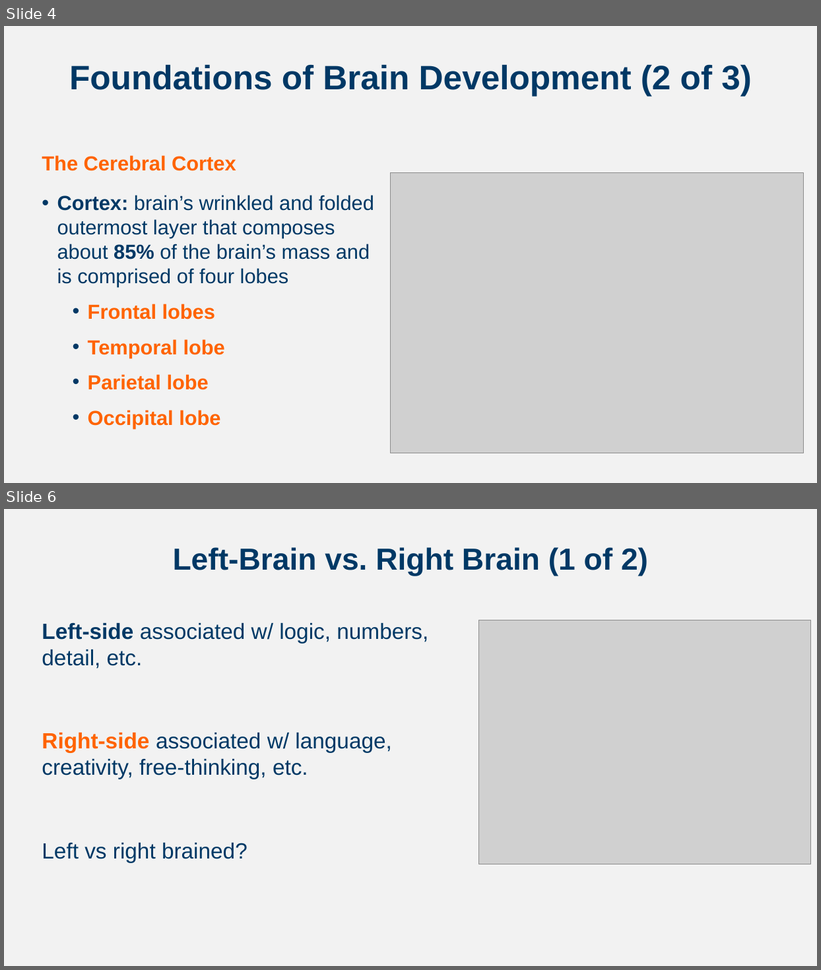
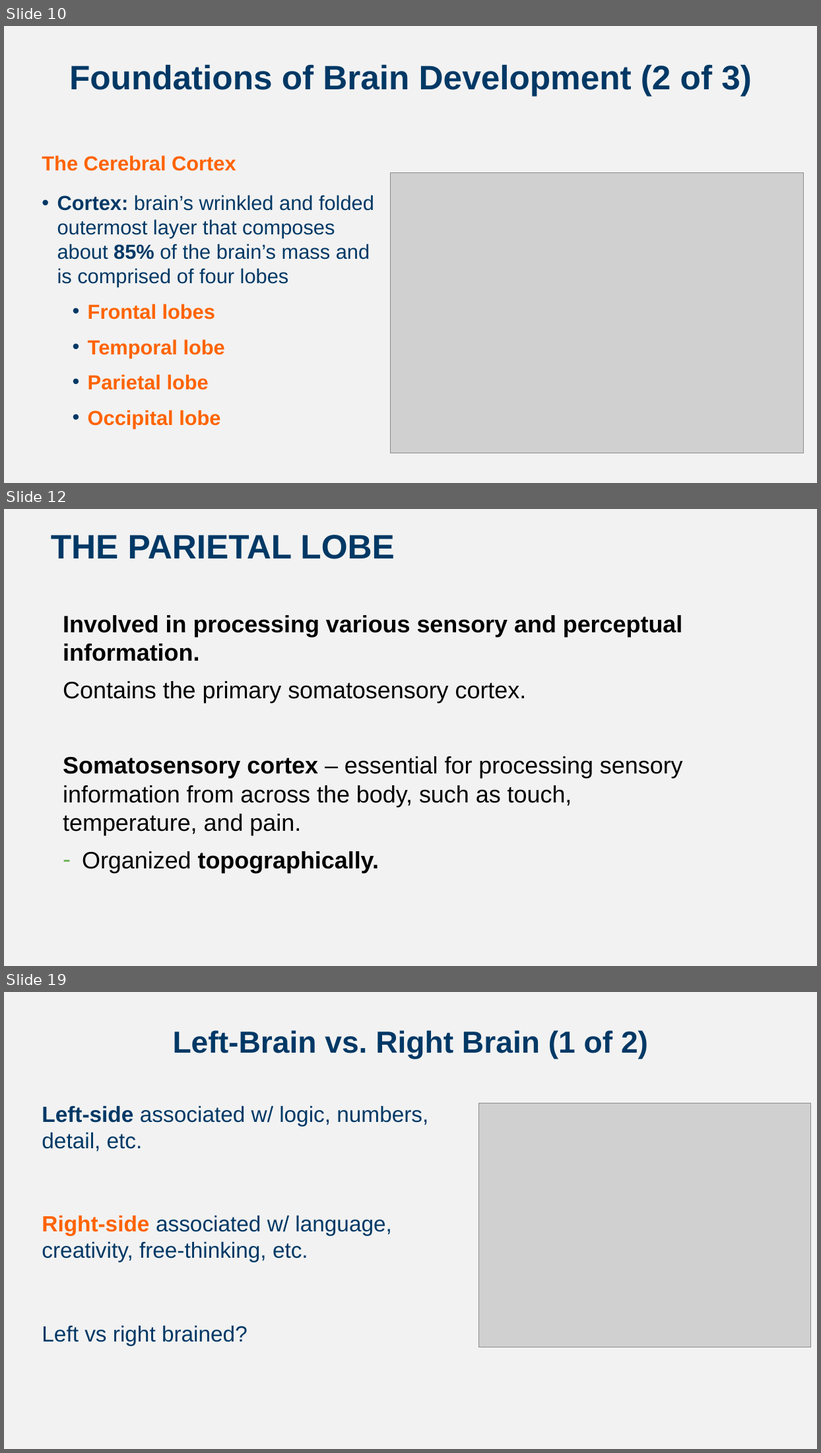
Before and after one commit to npm27/Teaching-Materials, a slide deck: Developmental Fall 24/Slides/Chapter 4.pptx. Shown one above the other, each under a label of ours: slides 4 and 6 before the commit, slides 10, 12 and 19 after it; the slides between them are not shown. The pictures are 821x970 and 821x1453 pixels, drawn with LibreOffice and Linux fonts; fonts in the diff are those of the drawing; grey boxes stand for pictures. Boxes give left, top, right and bottom in pixels: in the first picture for what was removed or moved away, otherwise in the second. Text is boxed around its words. In the diff, an @@ line names an element or a change of style, - is before the commit and + after.

```diff
--- a/Developmental Fall 24/Slides/Chapter 4.pptx
+++ b/Developmental Fall 24/Slides/Chapter 4.pptx
@@ slide 12 added at box(4, 509, 817, 966), background #F2F2F2 @@
@@ title added at box(51, 535, 394, 559), 40 pt, text #003865, bold @@
+THE PARIETAL LOBE
@@ text added at box(63, 615, 683, 873), 28 pt, text #000000 @@
+Involved in processing various sensory and perceptual information.
+Contains the primary somatosensory cortex.
+Somatosensory cortex – essential for processing sensory information from across the body, such as touch, temperature, and pain.
+– Organized topographically.
@@ what was slide 4 is now slide 10 @@
@@ what was slide 6 is now slide 19 @@
```
Also in this commit, not shown: 6 slides changed, 15 other slides added, 1 other file.
